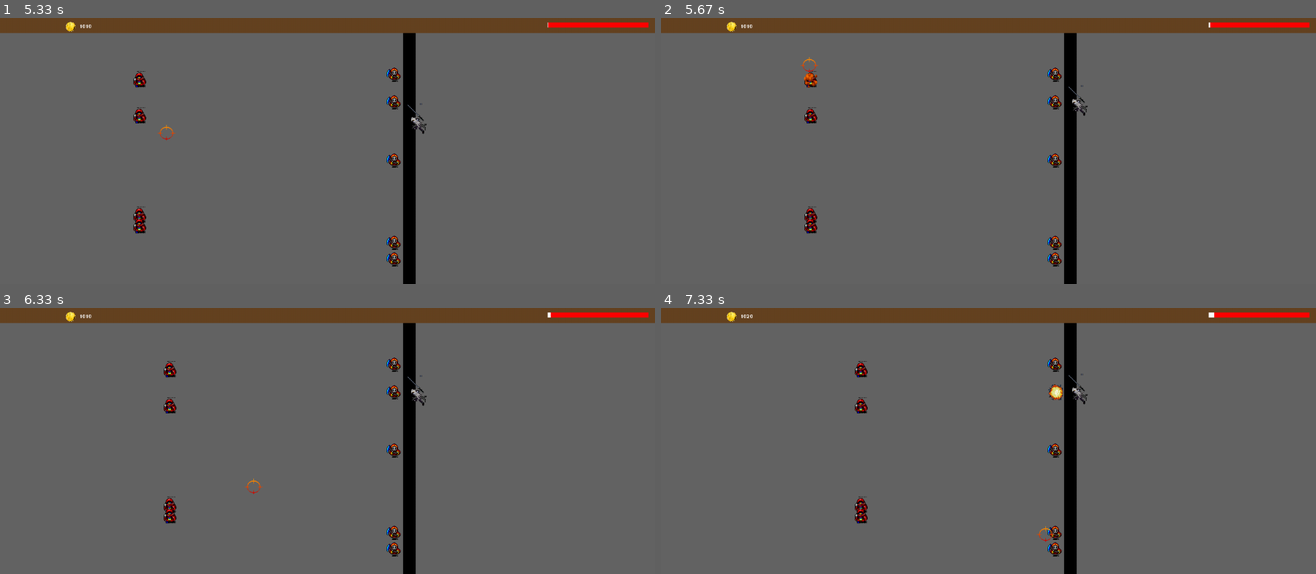
Above: before the commit, frames 1-4 (two rows, left to right).
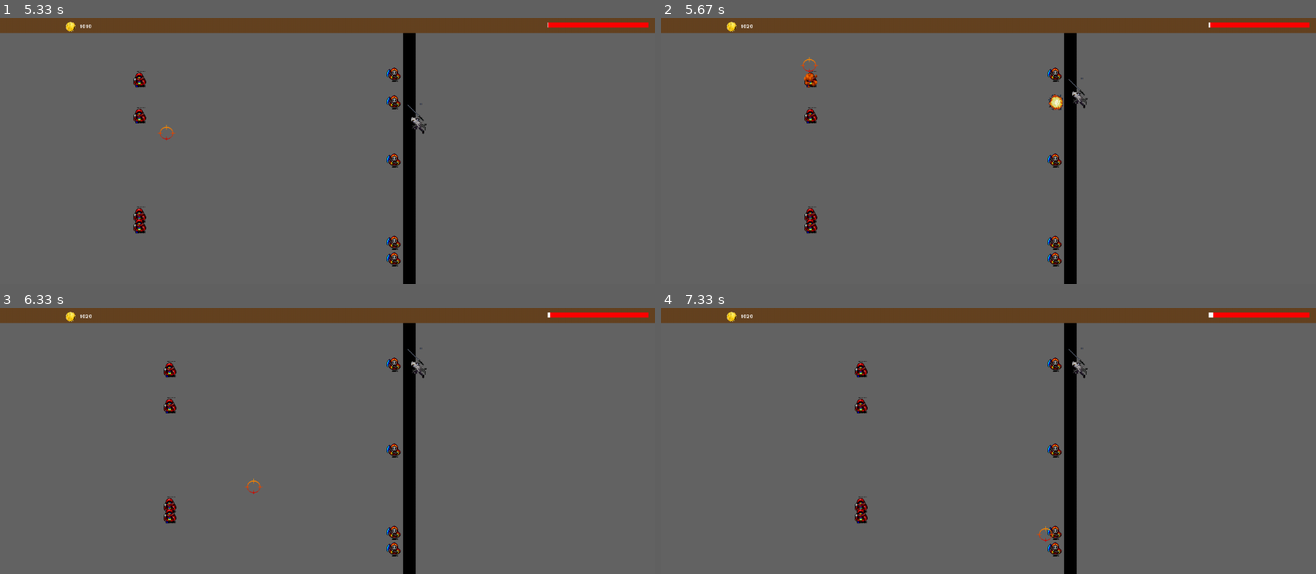
Above: after the commit, the same moments.

Repository: VictorCazin/victor-shooter
Game: pygame game, started from main.py
Same seed, same stepped clock (60 frames per second), same inputs: the game is played once before the commit and once after it. The source is Python 2; it was converted automatically to run under Python 3.
Inputs (mouse positions are in pixels of both pictures, inside the frame that each line leads up to):
- Up to frame 1 (5.33 s): click (327, 151) at 0.38 s; click (124, 212) at 0.72 s; click (340, 60) at 1.05 s; click (327, 182) at 1.38 s; click (222, 63) at 1.72 s; click (530, 145) at 2.05 s; click (556, 201) at 2.38 s; click (170, 196) at 2.72 s; click (229, 228) at 3.05 s; click (465, 116) at 3.38 s; click (556, 148) at 3.72 s; click (445, 241) at 4.05 s; click (196, 193) at 4.38 s; click (111, 95) at 4.75 s; click (163, 124) at 5.22 s
- Up to frame 2 (5.67 s): click (811, 55) at 5.55 s
- Up to frame 3 (6.33 s): click (235, 542) at 5.88 s; click (255, 478) at 6.22 s
- Up to frame 4 (7.33 s): click (1027, 462) at 6.55 s; click (955, 510) at 6.88 s; click (1047, 526) at 7.22 s

Frame 1 is identical in both runs. In frame 2, 0.3% of the frame differs, in the area x 13-66%, y 2-37%; in frame 3, 0.2%; in frame 4, 0.3%, in the area x 59-85%, y 1-37%.

Commit message:
Fix : swordman reload pendant qu'il cherche une target

Diff:
--- a/allies.py
+++ b/allies.py
@@ -95,6 +95,8 @@
                 self.rect = newpos
 
     def find_new_target(self):
+        if self.time_before_next_hit > 1:
+            self.time_before_next_hit -= 1
         self.can_attack = 0
         self.has_target = 0
         distance = 2*HEIGHT
--- a/main.py
+++ b/main.py
@@ -177,8 +177,6 @@
                     ally.find_new_target()
                 elif ally.attaque:
                     self.unit_attacked(ally.target, ally.damage)
-                    #ally.attaque = 0
-
 
             #*****************************
             # Prepare la frame suivante
